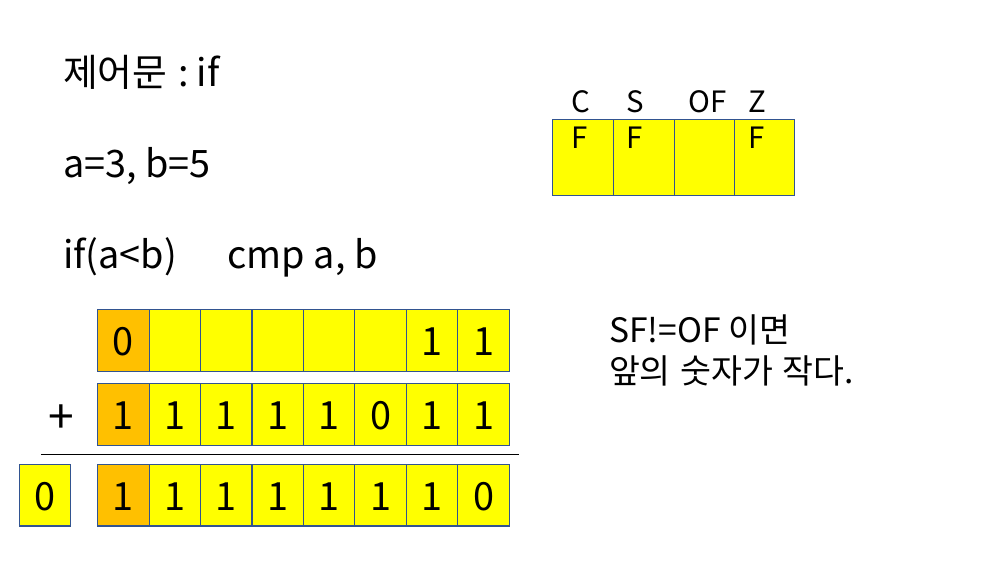
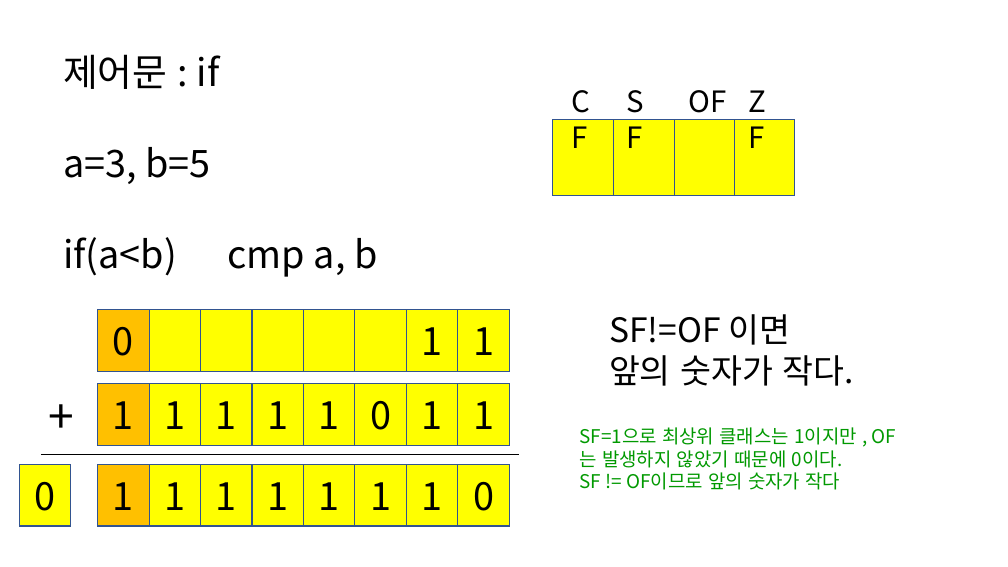
Before and after one commit to kjungmo/2020SBA_pythonAlgorithm, a slide deck: slide 14 of 파이썬.pptx. Drawn at 1008x567 pixels with LibreOffice and Linux fonts; fonts in the diff are those of the drawing. Boxes give left, top, right and bottom in pixels: in the first picture for what was removed or moved away, otherwise in the second. Text is boxed around its words. In the diff, an @@ line names an element or a change of style, - is before the commit and + after.

```diff
--- a/파이썬.pptx
+++ b/파이썬.pptx
@@ text added at (579, 427, 857, 490), 18 pt, text #009900 @@
+SF=1으로 최상위 클래스는 1이지만 , OF는 발생하지 않았기 때문에 0이다.
+SF != OF이므로 앞의 숫자가 작다
```
Also in this commit, not shown: 14 other slides changed.
